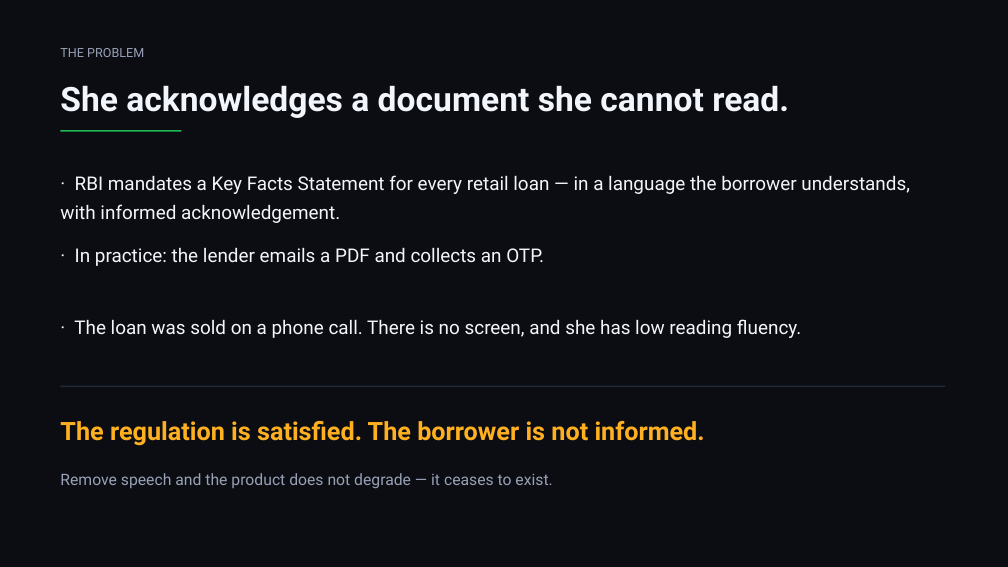
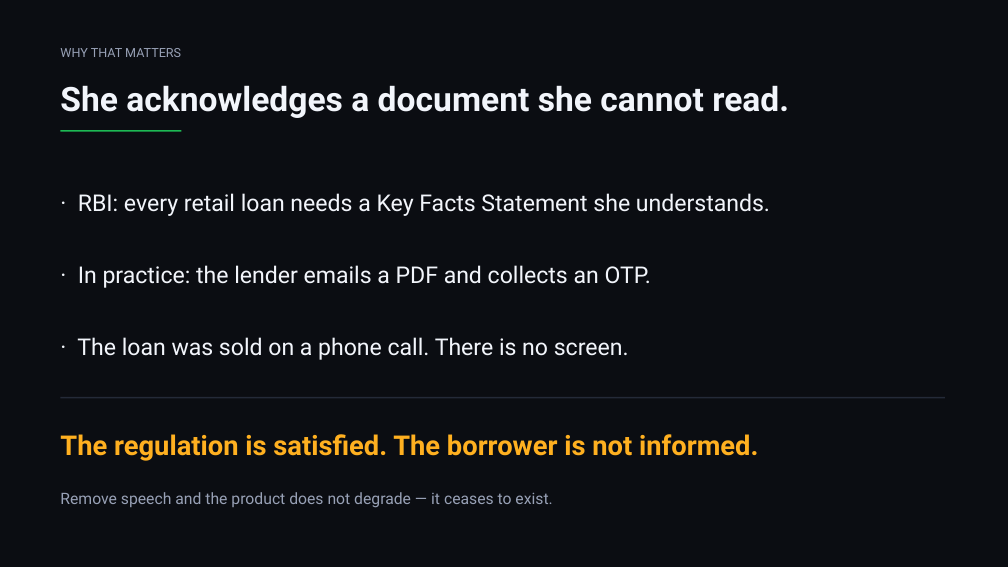
Before and after one commit to SwapnanilAdhikary/SAMJHA, a slide deck: slide 3 of ppt/samjha.pptx (slide 2 before the commit). Drawn at 1008x567 pixels with LibreOffice and Linux fonts; fonts in the diff are those of the drawing. Boxes give left, top, right and bottom in pixels: in the first picture for what was removed or moved away, otherwise in the second. Text is boxed around its words. In the diff, an @@ line names an element or a change of style, - is before the commit and + after.

```diff
--- a/ppt/samjha.pptx
+++ b/ppt/samjha.pptx
@@ text at (x1=60, y1=48, x2=181, y2=57): text changed @@
-THE PROBLEM
+WHY THAT MATTERS
@@ text at (x1=78, y1=193, x2=770, y2=216): text changed; size 18 to 22 pt @@
-· RBI mandates a Key Facts Statement for every retail loan — in a language the borrower understands, with informed acknowledgement.
+· RBI: every retail loan needs a Key Facts Statement she understands.
@@ text "· In practice: the lender ..." moved from (x1=75, y1=248, x2=544, y2=266) to (x1=78, y1=265, x2=651, y2=288) @@
@@ text "· In practice: the lender ..." at (x1=78, y1=265, x2=651, y2=288): size 18 to 22 pt @@
@@ text at (x1=77, y1=337, x2=629, y2=360): text changed; size 18 to 22 pt @@
-· The loan was sold on a phone call. There is no screen, and she has low reading fluency.
+· The loan was sold on a phone call. There is no screen.
@@ rectangle moved from (x1=60, y1=386, x2=945, y2=387) to (x1=60, y1=397, x2=945, y2=399) @@
@@ text "The regulation is satisfied. The ..." moved from (x1=60, y1=421, x2=705, y2=446) to (x1=60, y1=434, x2=758, y2=461) @@
@@ text "The regulation is satisfied. The ..." at (x1=60, y1=434, x2=758, y2=461): size 24 to 26 pt @@
@@ text "Remove speech and the product ..." moved from (x1=60, y1=473, x2=552, y2=489) to (x1=60, y1=492, x2=552, y2=508) @@
```
Also in this commit, not shown: 5 other slides changed, 4 slides added, 6 slides removed, 29 other files.
